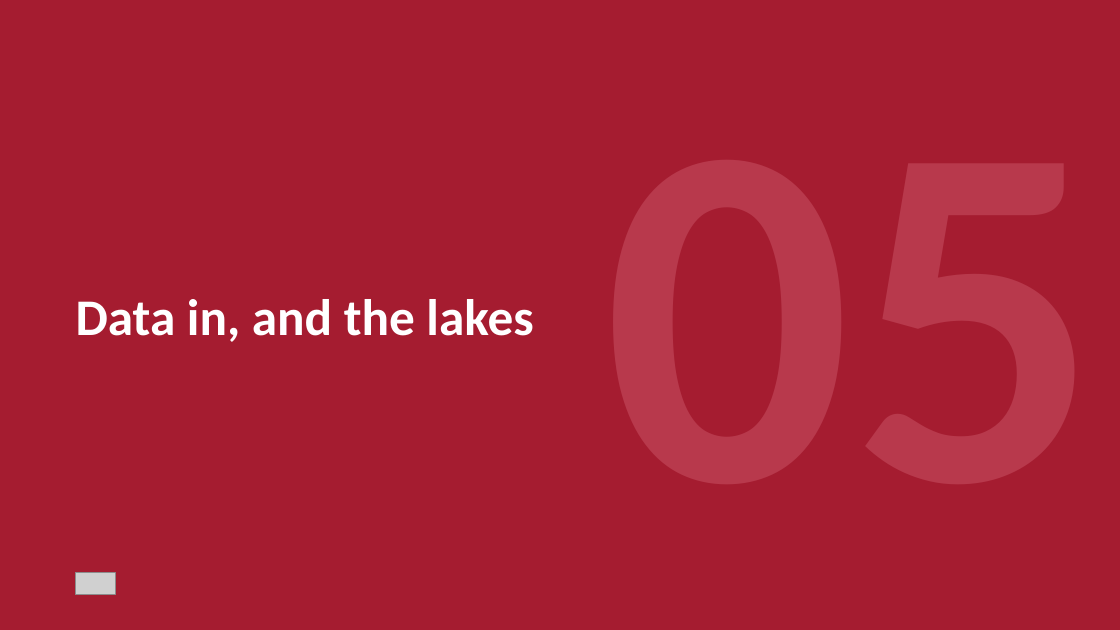
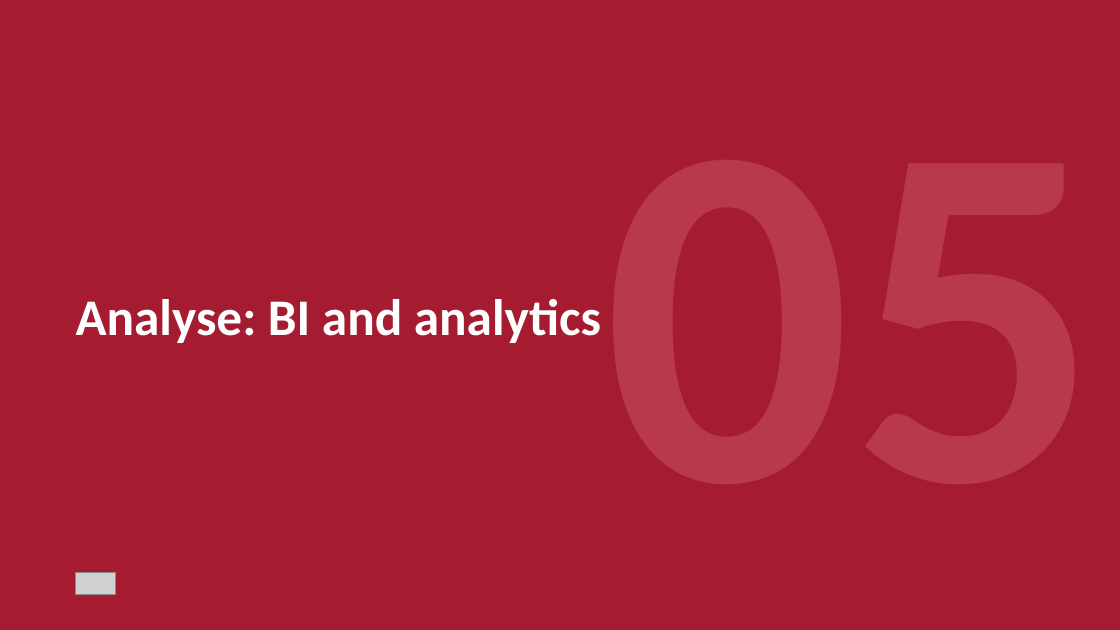
Before and after one commit to ajsinha/drishti, a slide deck: slide 40 of docs/publications/Drishti-Design-and-Evidence.pptx (slide 30 before the commit). Drawn at 1120x630 pixels with LibreOffice and Linux fonts; fonts in the diff are those of the drawing; grey boxes stand for pictures. Boxes give left, top, right and bottom in pixels: in the first picture for what was removed or moved away, otherwise in the second. Text is boxed around its words. In the diff, an @@ line names an element or a change of style, - is before the commit and + after.

Commit message:
Decks: Design-and-Evidence retold as a platform to see, aggregate and analyse any data (148 slides): why one platform and what it replaces, the platform in one picture, new chapters Aggregate and Explain and trust, BI expanded (the model architecture, one model for many analyses, where analytics goes next), risk as one family of computed analytics (the stress window, backtesting, signed report runs), ten case studies, the lake on AWS, the memory model as designed (targets to be measured), the themed roadmap

```diff
--- a/docs/publications/Drishti-Design-and-Evidence.pptx
+++ b/docs/publications/Drishti-Design-and-Evidence.pptx
@@ text at bbox=[76, 299, 601, 343]: text changed @@
-Data in, and the lakes
+Analyse: BI and analytics
```
Also in this commit, not shown: 14 other slides changed, 54 slides added, 5 slides removed, 1 other file.
